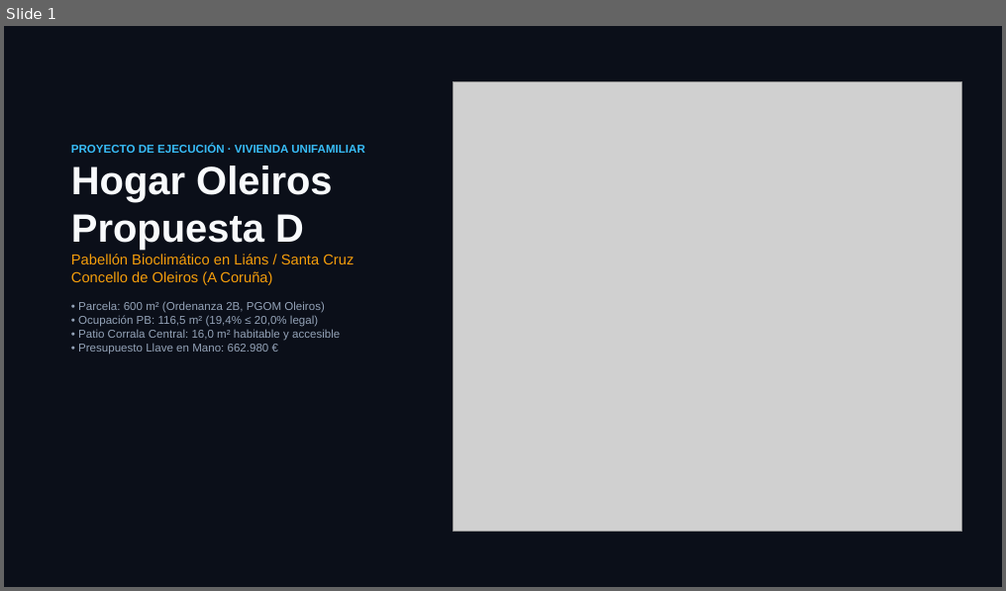
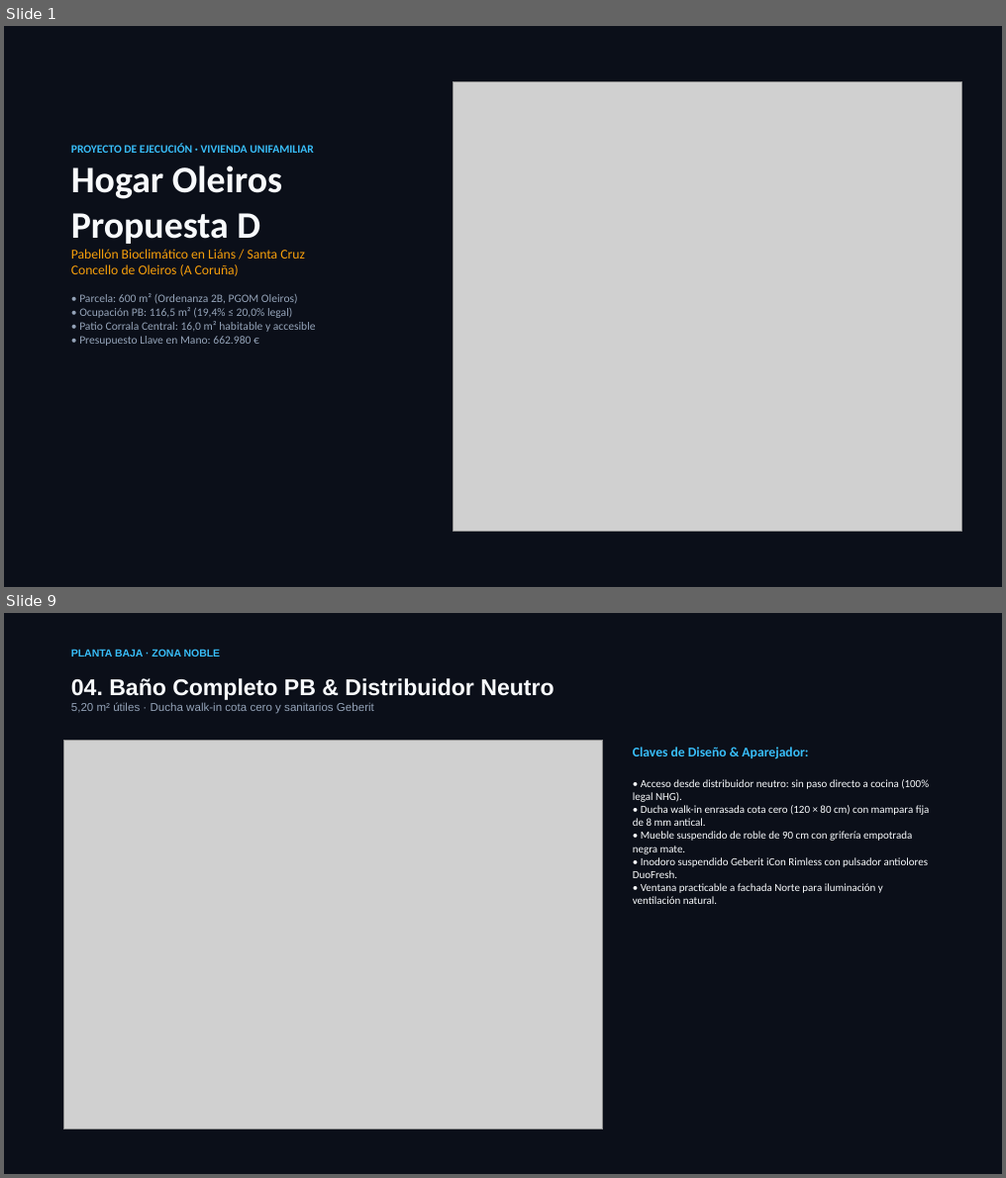
Before and after one commit to landslore/oleiros, a slide deck: propuestas/Presentacion_Hogar_Oleiros_Propuesta_D.pptx. Shown one above the other, each under a label of ours: slide 1 before the commit, slides 1 and 9 after it; the slides between them are not shown. The pictures are 1006x591 and 1006x1178 pixels, drawn with LibreOffice and Linux fonts; fonts in the diff are those of the drawing; grey boxes stand for pictures. Boxes give left, top, right and bottom in pixels: in the first picture for what was removed or moved away, otherwise in the second. Text is boxed around its words. In the diff, an @@ line names an element or a change of style, - is before the commit and + after.

Commit message:
feat(propuesta-d): corrigue render salon eliminando segundo patio falso y finaliza deck PPTX y dossier HTML interactivo

```diff
--- a/propuestas/Presentacion_Hogar_Oleiros_Propuesta_D.pptx
+++ b/propuestas/Presentacion_Hogar_Oleiros_Propuesta_D.pptx
@@ slide 9 added at (4, 613, 1002, 1174), background #0B0F19 @@
@@ text added at (71, 649, 221, 657), 10 pt, text #38BDF8, bold @@
+PLANTA BAJA · ZONA NOBLE
@@ text added at (71, 678, 553, 714), 11 pt, text #94A3B8 @@
+04. Baño Completo PB & Distribuidor Neutro
+5,20 m² útiles · Ducha walk-in cota cero y sanitarios Geberit
@@ picture added at (63, 741, 603, 1130) @@
@@ text added at (633, 747, 930, 904), 10.5 pt, text #F8FAFC @@
+Claves de Diseño & Aparejador:
+• Acceso desde distribuidor neutro: sin paso directo a cocina (100% legal NHG).
+• Ducha walk-in enrasada cota cero (120 × 80 cm) con mampara fija de 8 mm antical.
+• Mueble suspendido de roble de 90 cm con grifería empotrada negra mate.
+• Inodoro suspendido Geberit iCon Rimless con pulsador antiolores DuoFresh.
+• Ventana practicable a fachada Norte para iluminación y ventilación natural.
@@ slide 1 changed as well @@
@@ text "PROYECTO DE EJECUCIÓN · VIVIENDA ..." at (71, 144, 316, 346): font Arial to Calibri; size 38 to 36 pt in "Hogar Oleiros Propuesta D"; size 14 to 13 pt in "Pabellón Bioclimático en Liáns / Santa Cruz ..." @@
```
Also in this commit, not shown: 5 other slides changed, 7 other slides added, 2 slides removed, 10 other files.
